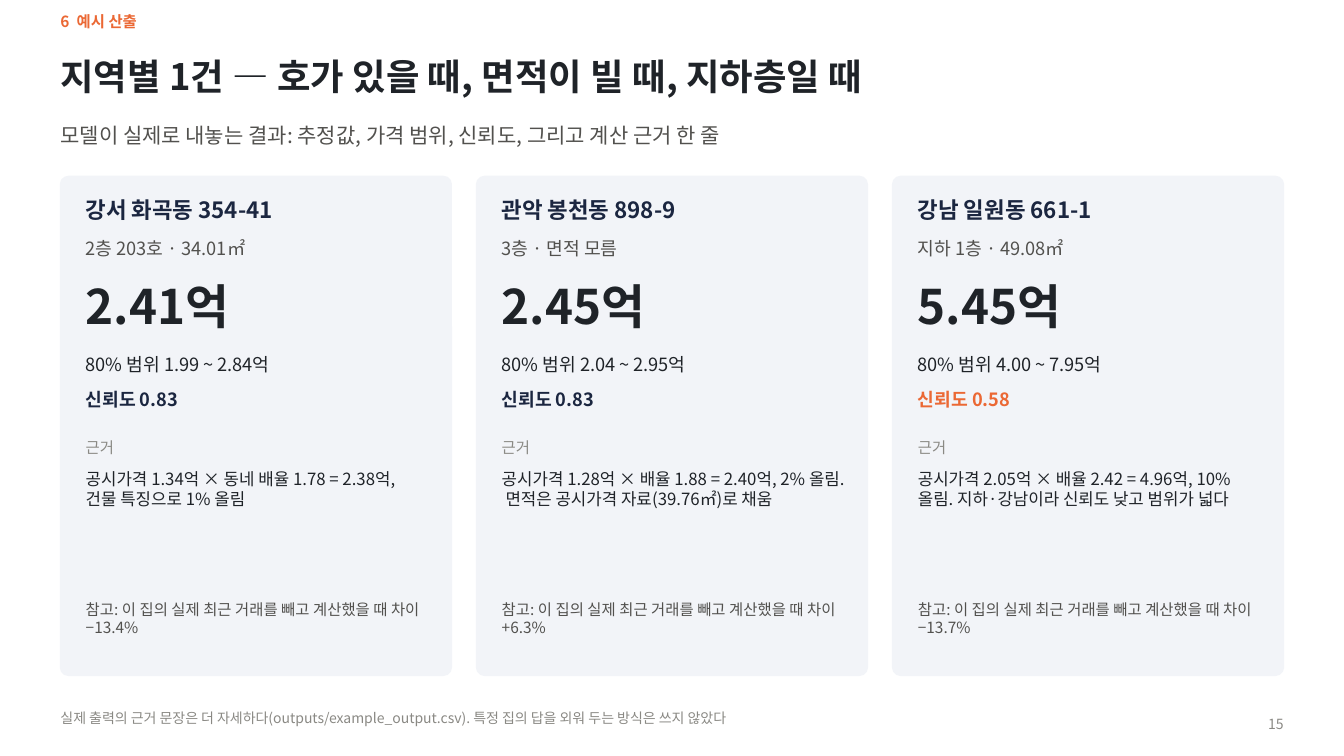
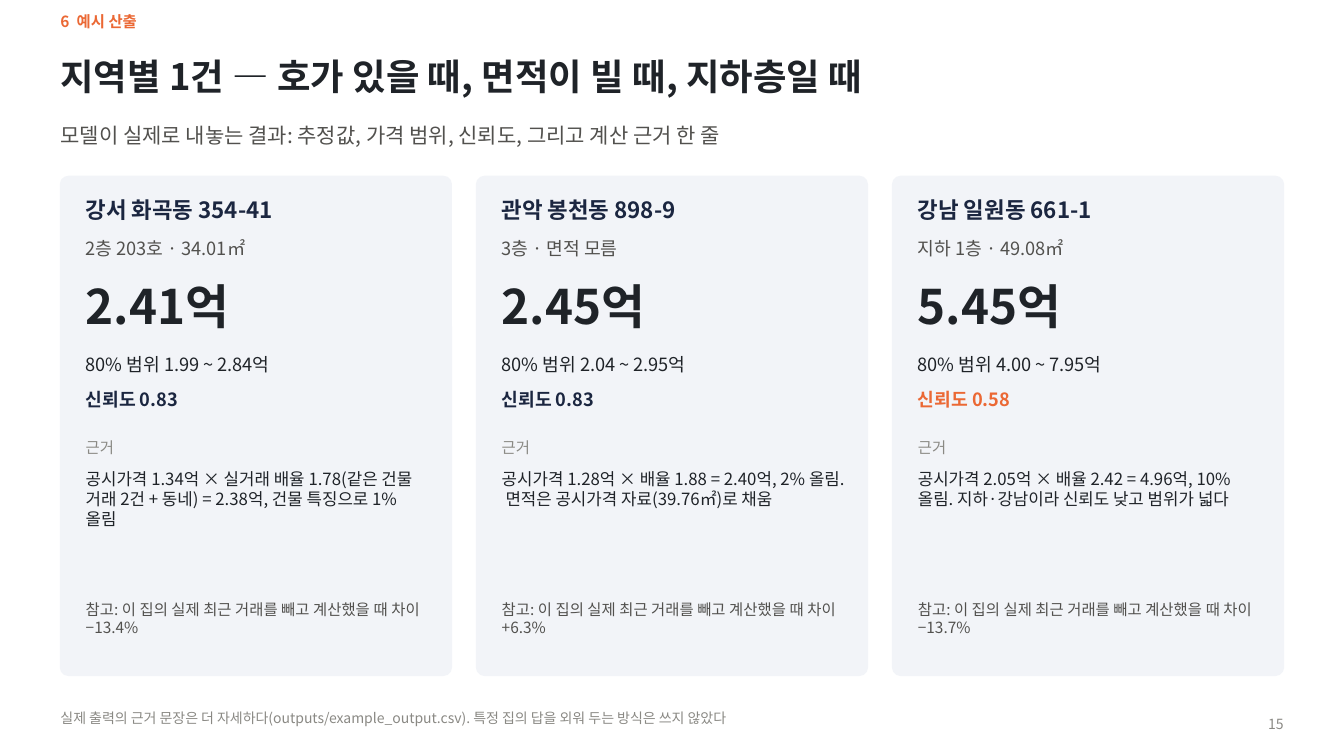
Before and after one commit to KimInSeok-DA/DA_Seoul_Villa_AVM, a slide deck: slide 15 of presentation/AVM_발표.pptx. Drawn at 1344x756 pixels with LibreOffice and Linux fonts; fonts in the diff are those of the drawing. Boxes give left, top, right and bottom in pixels: in the first picture for what was removed or moved away, otherwise in the second. Text is boxed around its words. In the diff, an @@ line names an element or a change of style, - is before the commit and + after.

```diff
--- a/presentation/AVM_발표.pptx
+++ b/presentation/AVM_발표.pptx
@@ text at (86, 471, 412, 526): text changed @@
-공시가격 1.34억 × 동네 배율 1.78 = 2.38억, 건물 특징으로 1% 올림
+공시가격 1.34억 × 실거래 배율 1.78(같은 건물 거래 2건 + 동네) = 2.38억, 건물 특징으로 1% 올림
```
Also in this commit, not shown: 8 other slides changed, 1 slide added, 7 other files.
